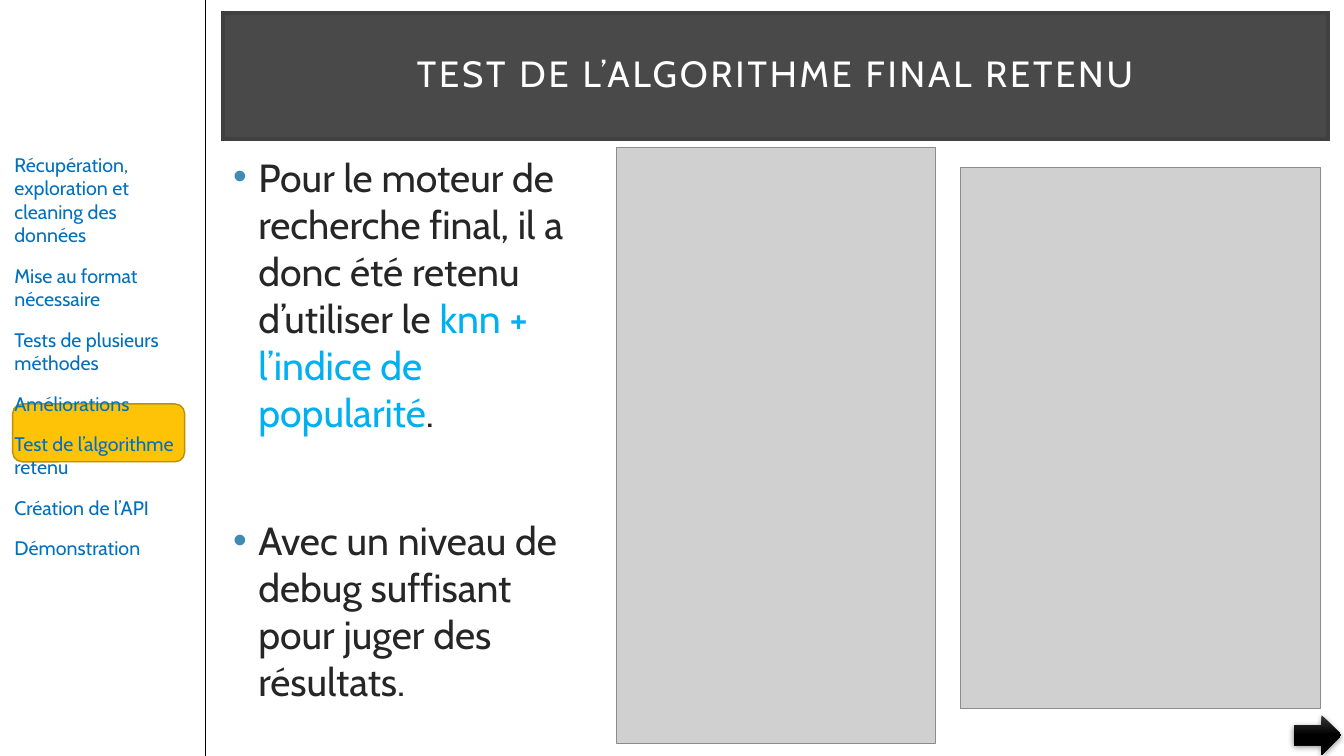
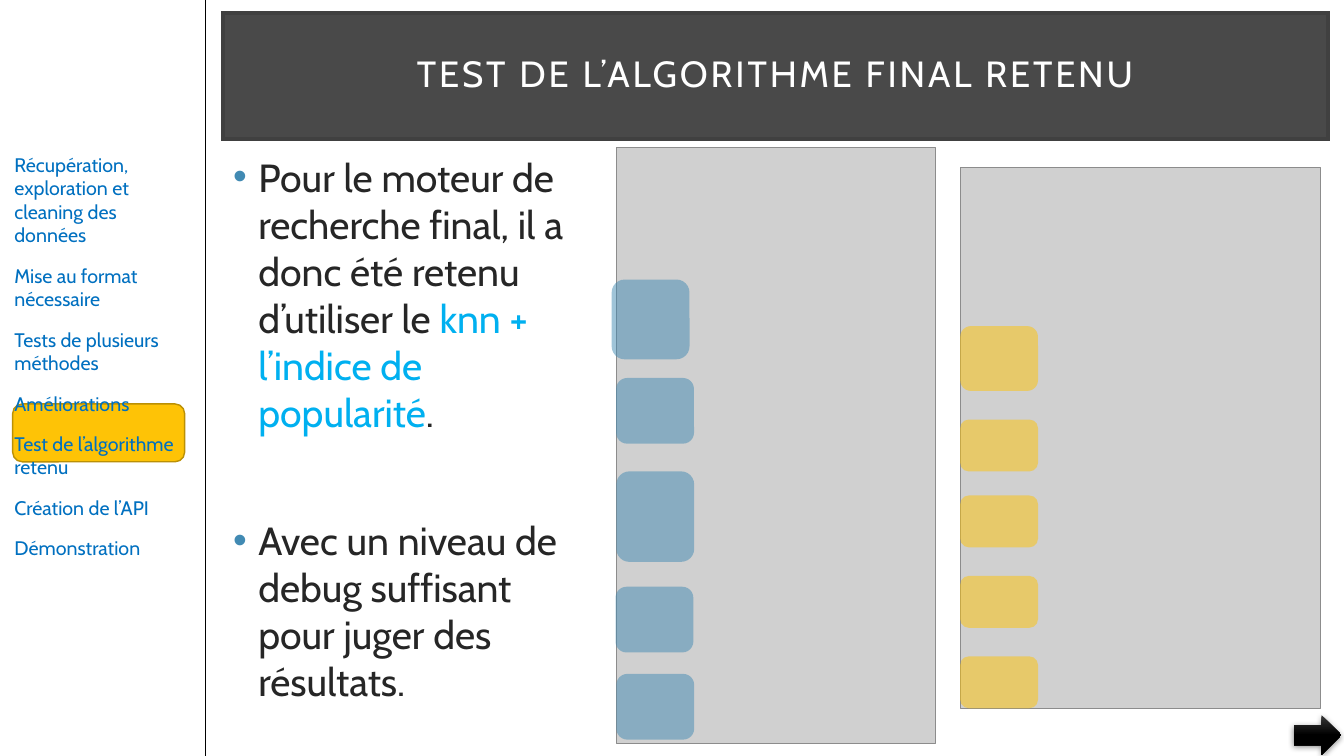
Before and after one commit to pfroide/python, a slide deck: slide 30 of Projet_3/p3.pptx (slide 29 before the commit). Drawn at 1344x756 pixels with LibreOffice and Linux fonts; fonts in the diff are those of the drawing; grey boxes stand for pictures. Boxes give left, top, right and bottom in pixels: in the first picture for what was removed or moved away, otherwise in the second. Text is boxed around its words. In the diff, an @@ line names an element or a change of style, - is before the commit and + after.

```diff
--- a/Projet_3/p3.pptx
+++ b/Projet_3/p3.pptx
@@ rounded rectangle added at (612, 279, 690, 359), fill #418AB3 at 50% opacity @@
@@ rounded rectangle added at (961, 327, 1038, 391), fill #FEC306 at 50% opacity @@
@@ rounded rectangle added at (616, 378, 694, 444), fill #418AB3 at 50% opacity @@
@@ rounded rectangle added at (961, 419, 1038, 471), fill #FEC306 at 50% opacity @@
@@ rounded rectangle added at (617, 472, 695, 563), fill #418AB3 at 50% opacity @@
@@ rounded rectangle added at (961, 496, 1038, 547), fill #FEC306 at 50% opacity @@
@@ rounded rectangle added at (616, 587, 694, 652), fill #418AB3 at 50% opacity @@
@@ rounded rectangle added at (961, 576, 1038, 627), fill #FEC306 at 50% opacity @@
@@ rounded rectangle added at (961, 656, 1038, 708), fill #FEC306 at 50% opacity @@
@@ rounded rectangle added at (617, 675, 695, 740), fill #418AB3 at 50% opacity @@
```
Also in this commit, not shown: 13 other slides changed, 1 slide added.
